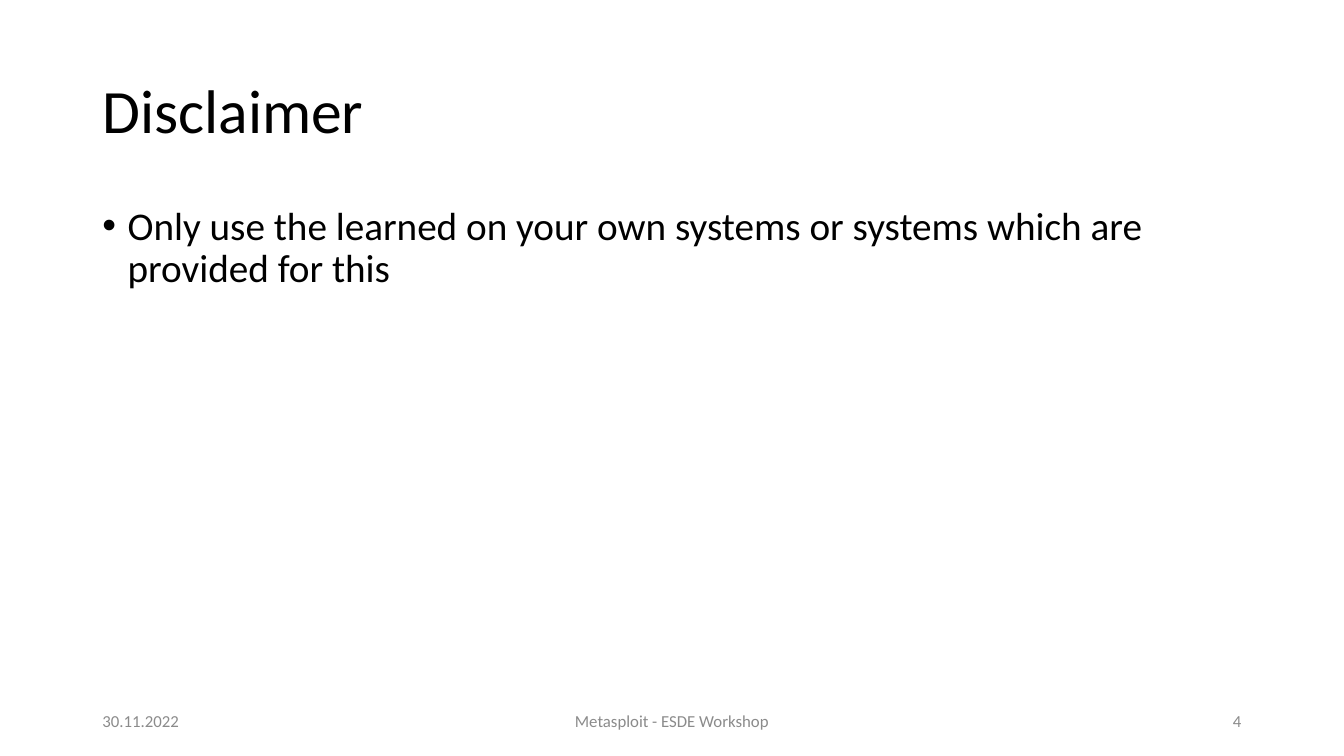
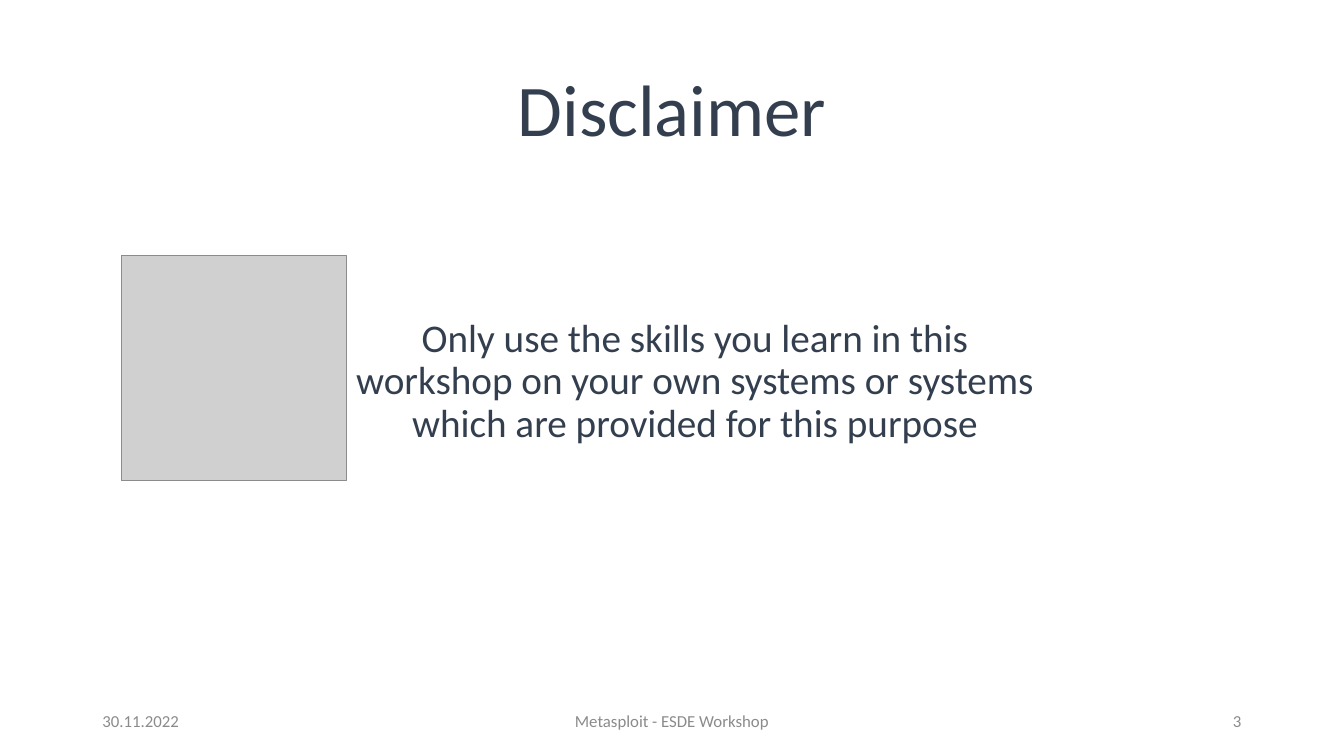
Before and after one commit to sebivenlo/ESDE_Metasploit_2022, a slide deck: slide 3 of presentation.pptx (slide 4 before the commit). Drawn at 1344x756 pixels with LibreOffice and Linux fonts; fonts in the diff are those of the drawing; grey boxes stand for pictures. Boxes give left, top, right and bottom in pixels: in the first picture for what was removed or moved away, otherwise in the second. Text is boxed around its words. In the diff, an @@ line names an element or a change of style, - is before the commit and + after.

```diff
--- a/presentation.pptx
+++ b/presentation.pptx
@@ title "Disclaimer" at [518,85,826,137]: size 44 to 52 pt, text colour #000000 to #333F50; alignment left to centre @@
@@ text "Only use the skills you ..." at [356,324,1034,444]: vertical alignment top to middle @@
@@ picture added at [121,256,346,481] @@
@@ text at [356,324,1034,444]: text changed; text colour #000000 to #333F50 @@
-• Only use the learned on your own systems or systems which are provided for this
+Only use the skills you learn in this workshop on your own systems or systems which are provided for this purpose
@@ page number at [1233,716,1241,727]: text changed @@
-4
+3
```
Also in this commit, not shown: 9 other slides changed, 10 slides removed.
